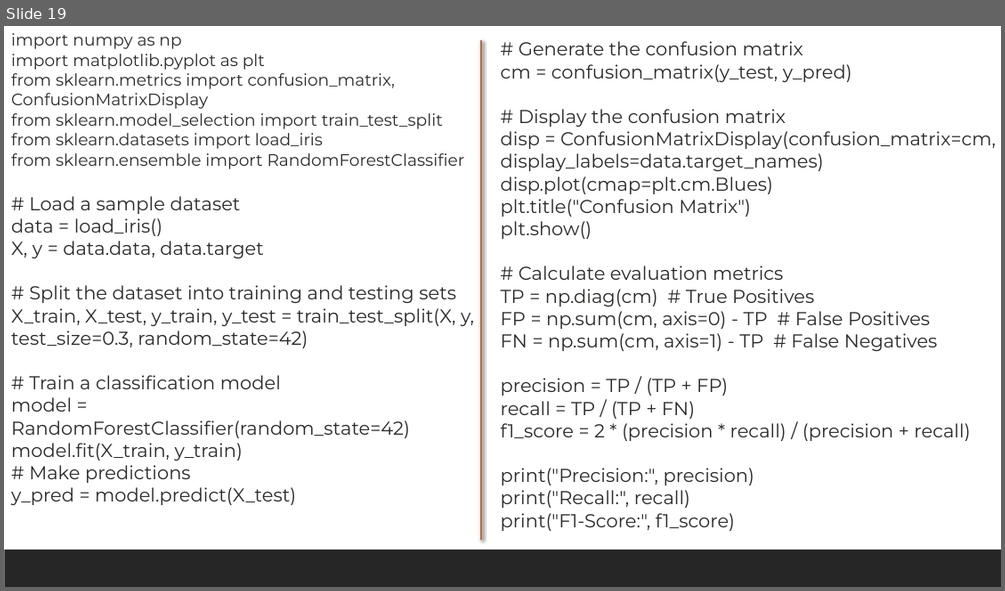
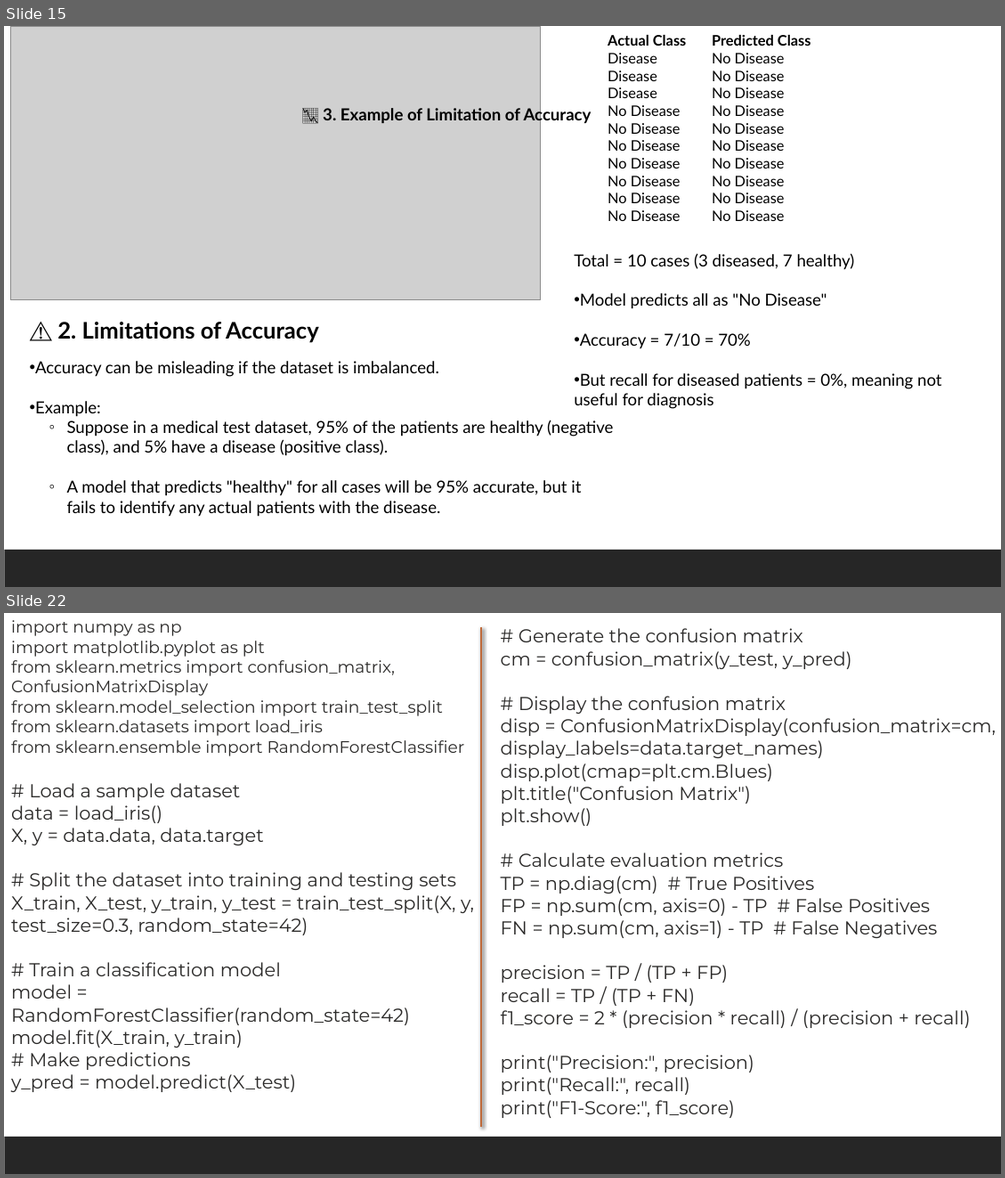
Before and after one commit to shahil04/ds_materials, a slide deck: 8.0_Machine Learning/ml_class/ml_class_notes/class_3_Logistic_regression_class.pptx. Shown one above the other, each under a label of ours: slide 19 before the commit, slides 15 and 22 after it; the slides between them are not shown. The pictures are 1005x591 and 1005x1178 pixels, drawn with LibreOffice and Linux fonts; fonts in the diff are those of the drawing; grey boxes stand for pictures. Boxes give left, top, right and bottom in pixels: in the first picture for what was removed or moved away, otherwise in the second. Text is boxed around its words. In the diff, an @@ line names an element or a change of style, - is before the commit and + after.

```diff
--- a/8.0_Machine Learning/ml_class/ml_class_notes/class_3_Logistic_regression_class.pptx
+++ b/8.0_Machine Learning/ml_class/ml_class_notes/class_3_Logistic_regression_class.pptx
@@ slide 15 added at <box>4,26,1001,587</box>, background #FFFFFF; not listed: 1 template element that a slide beside it also shows @@
@@ picture added at <box>11,26,541,300</box> @@
@@ table added at <box>607,32,825,224</box>, 11 rows, 2 columns @@
+Actual Class | Predicted Class
+Disease | No Disease
+Disease | No Disease
+Disease | No Disease
+No Disease | No Disease
+No Disease | No Disease
+No Disease | No Disease
+No Disease | No Disease
+No Disease | No Disease
+No Disease | No Disease
+No Disease | No Disease
@@ text added at <box>323,106,591,124</box>, 16 pt, text #000000, bold @@
+📉 3. Example of Limitation of Accuracy
@@ text added at <box>574,253,941,409</box>, 16 pt, text #000000 @@
+Total = 10 cases (3 diseased, 7 healthy)
+• Model predicts all as "No Disease"
+• Accuracy = 7/10 = 70%
+• But recall for diseased patients = 0%, meaning not useful for diagnosis
@@ text added at <box>35,321,613,516</box>, 16 pt, text #000000 @@
+⚠️ 2. Limitations of Accuracy
+• Accuracy can be misleading if the dataset is imbalanced.
+• Example:
+  ◦ Suppose in a medical test dataset, 95% of the patients are healthy (negative class), and 5% have a disease (positive class).
+  ◦ A model that predicts "healthy" for all cases will be 95% accurate, but it fails to identify any actual patients with the disease.
@@ what was slide 19 is now slide 22 @@
```
Also in this commit, not shown: 9 slides changed, 10 other slides added, 5 slides removed, 21 other files.
